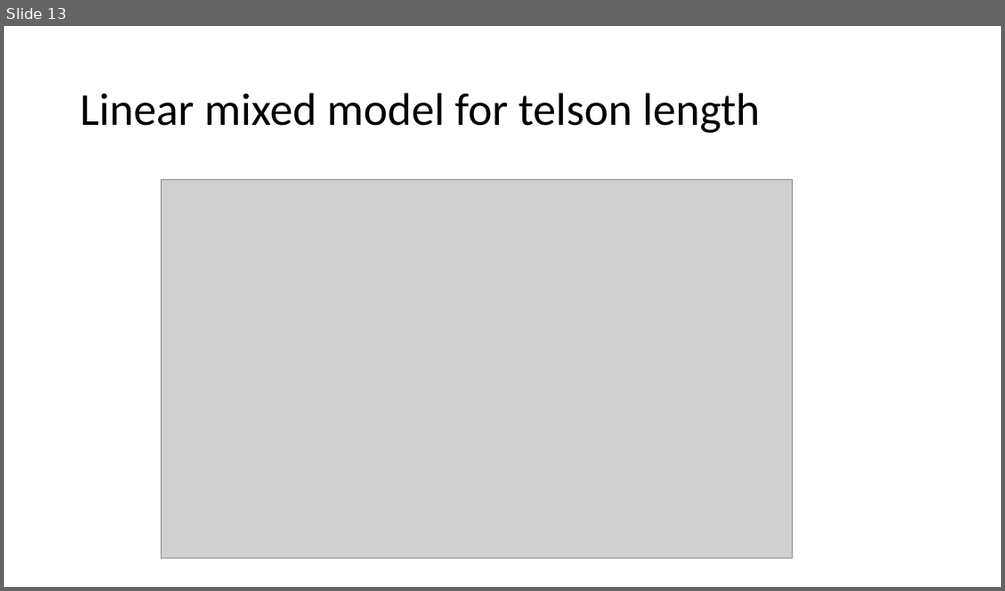
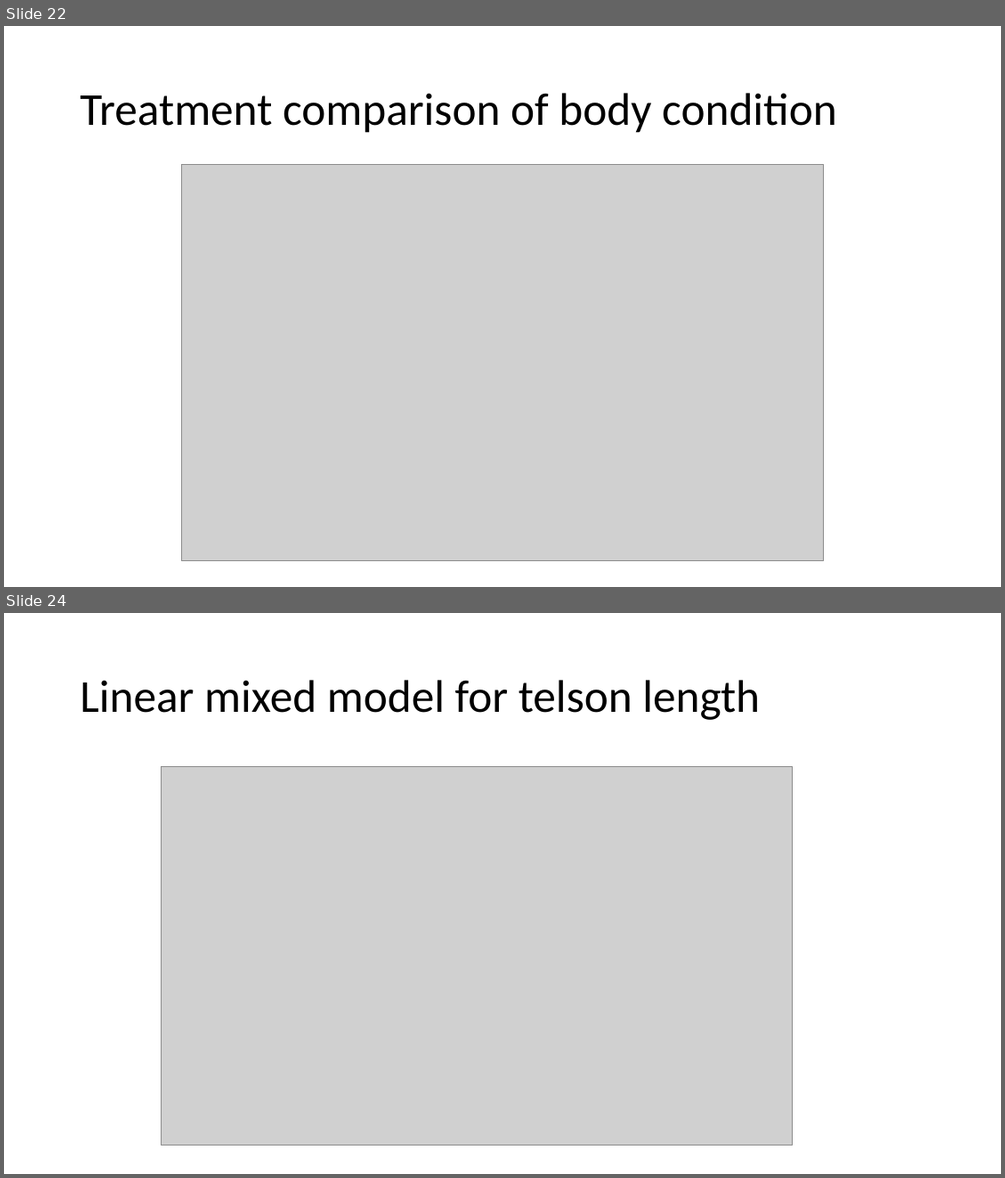
Before and after one commit to NWFSC-OA-lab/krill_size_2019, a slide deck: Krill size plots.pptx. Shown one above the other, each under a label of ours: slide 13 before the commit, slides 22 and 24 after it; the slides between them are not shown. The pictures are 1005x591 and 1005x1178 pixels, drawn with LibreOffice and Linux fonts; fonts in the diff are those of the drawing; grey boxes stand for pictures. Boxes give left, top, right and bottom in pixels: in the first picture for what was removed or moved away, otherwise in the second. Text is boxed around its words. In the diff, an @@ line names an element or a change of style, - is before the commit and + after.

Commit message:
Updated with body condition stuff

```diff
--- a/Krill size plots.pptx
+++ b/Krill size plots.pptx
@@ slide 22 added at [4,26,1001,587], background #FFFFFF @@
@@ title added at [80,93,837,133], 44 pt, text #000000 @@
+Treatment comparison of body condition
@@ picture added at [182,164,824,561] @@
@@ what was slide 13 is now slide 24 @@
```
Also in this commit, not shown: 11 slides changed, 10 other slides added, 4 other files.
